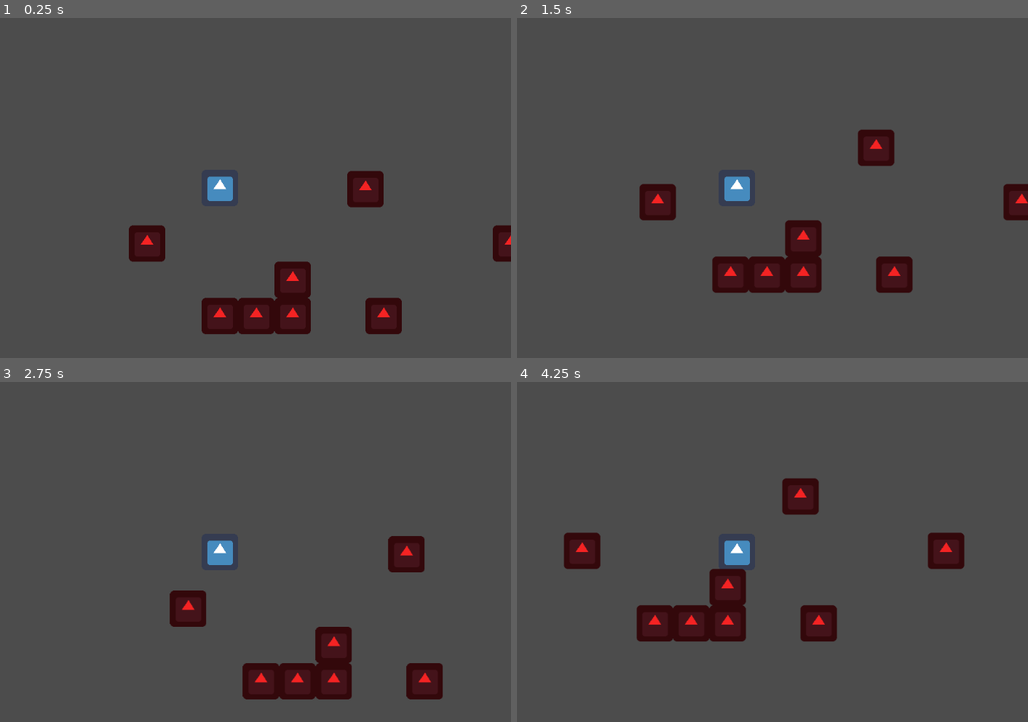
Above: before the commit, frames 1-4 (two rows, left to right).
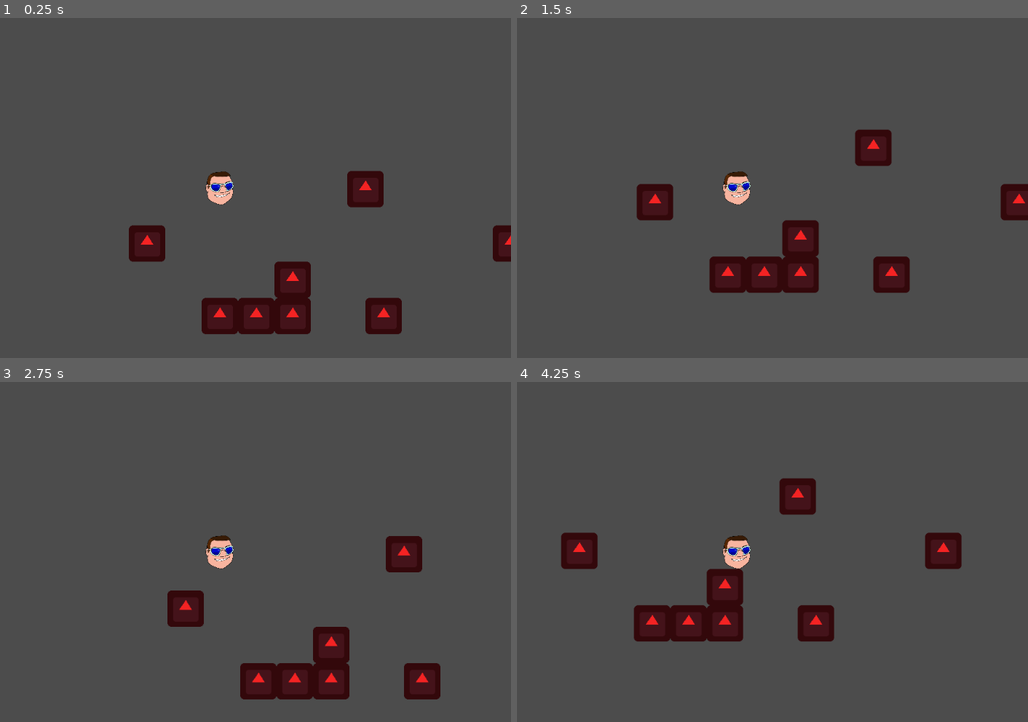
Above: after the commit, the same moments.

Repository: aleksanderkatan/guwno
Game: Godot game, scene res://World.tscn
The game is run twice, just before and just after one commit, with the same random seed, the same clock (stepped at 60 frames per second) and the same inputs. The engine's default icon, where the game draws it, is replaced by a stand-in: a white triangle on a blue panel in a dark square.
Inputs:
- Up to frame 1 (0.25 s): no input
- Up to frame 2 (1.5 s): tap Enter at 0.5 s; hold U 0.53-1.28 s; hold D from 0.53 s (still down); tap Space at 1.25 s; tap U at 1.35 s
- Up to frame 3 (2.75 s): release D at 2.03 s; hold A from 2.03 s (still down); hold U from 2.03 s (still down)
- Up to frame 4 (4.25 s): release A at 2.78 s; release U at 2.78 s; hold D from 2.78 s (still down); tap U at 2.85 s; hold U from 3.53 s (still down)

The runs differ from the first frame. In frame 1, 0.4% of the frame differs, in the area x 40-46%, y 45-55%; in frame 2, 1.6%; in frame 3, 1.2%; in frame 4, 1.6%, in the area x 8-88%, y 28-77%.

Commit message:
random kk face

Diff:
--- a/World.tscn
+++ b/World.tscn
@@ -1,11 +1,12 @@
-[gd_scene load_steps=6 format=2]
+[gd_scene load_steps=7 format=2]
 
 [ext_resource path="res://icon.png" type="Texture" id=1]
 [ext_resource path="res://Player.gd" type="Script" id=2]
 [ext_resource path="res://Camera_Follow_Player.gd" type="Script" id=3]
+[ext_resource path="res://sprites/kk_face.png" type="Texture" id=4]
 
 [sub_resource type="RectangleShape2D" id=1]
-extents = Vector2( 30, 30 )
+extents = Vector2( 25.3423, 30 )
 
 [sub_resource type="RectangleShape2D" id=2]
 extents = Vector2( 32, 32 )
@@ -20,7 +21,8 @@
 }
 
 [node name="Sprite" type="Sprite" parent="Player"]
-texture = ExtResource( 1 )
+scale = Vector2( 0.1, 0.1 )
+texture = ExtResource( 4 )
 
 [node name="CollisionShape2D" type="CollisionShape2D" parent="Player"]
 shape = SubResource( 1 )
Binary file added: sprites/kk_face.png
Not shown, added: sprites/kk_face.png.import
